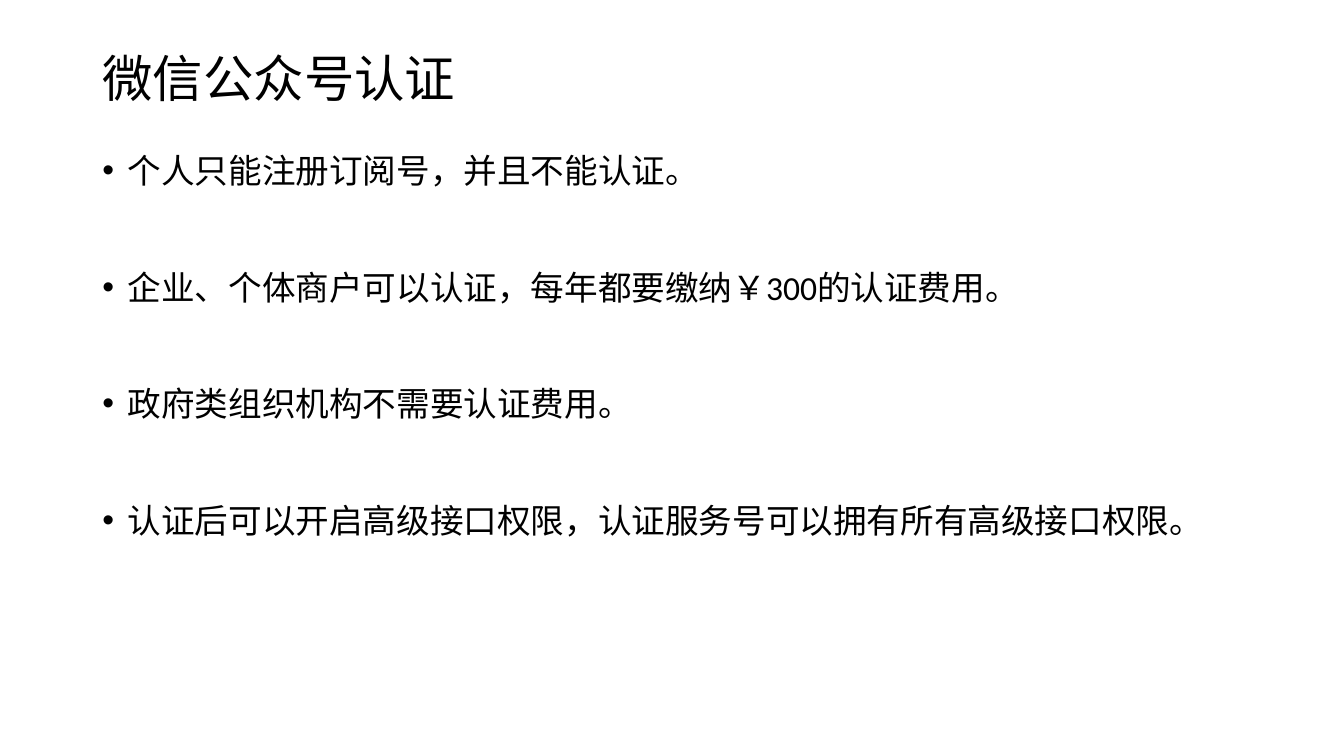
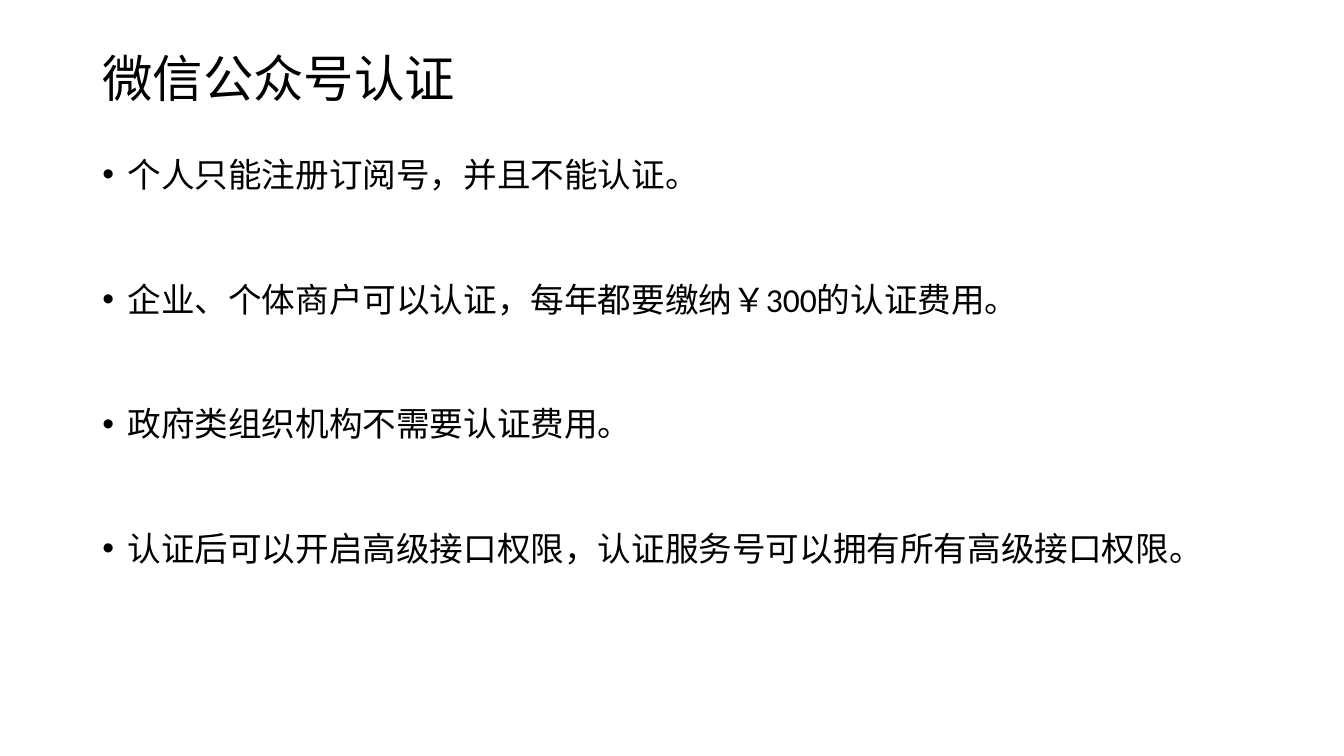
Before and after one commit to edu2act/course-wechat-and-miniprogram, a slide deck: slide 5 of 公众号开发常见问题.pptx. Drawn at 1344x756 pixels with LibreOffice and Linux fonts; fonts in the diff are those of the drawing. Boxes give left, top, right and bottom in pixels: in the first picture for what was removed or moved away, otherwise in the second. Text is boxed around its words. In the diff, an @@ line names an element or a change of style, - is before the commit and + after.

```diff
--- a/公众号开发常见问题.pptx
+++ b/公众号开发常见问题.pptx
@@ text "个人只能注册订阅号，并且不能认证。" at (128, 158, 1203, 565): line spacing 1.1 to 1.2 @@
```
Also in this commit, not shown: 1 slide removed, 60 other files.
